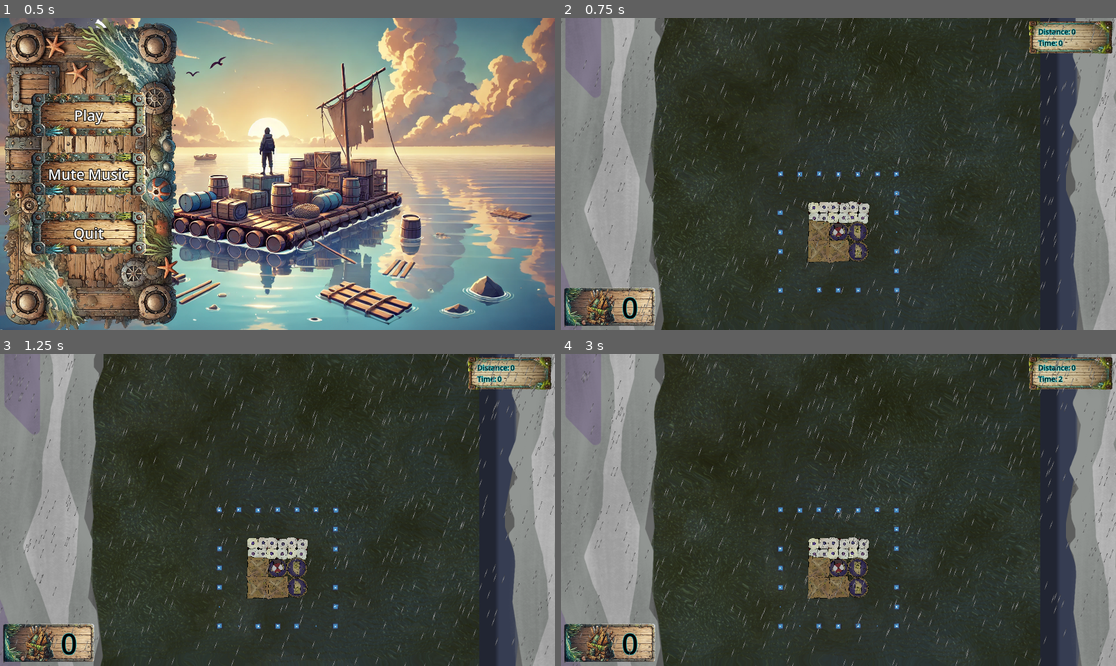
Above: before the commit, frames 1-4 (two rows, left to right).
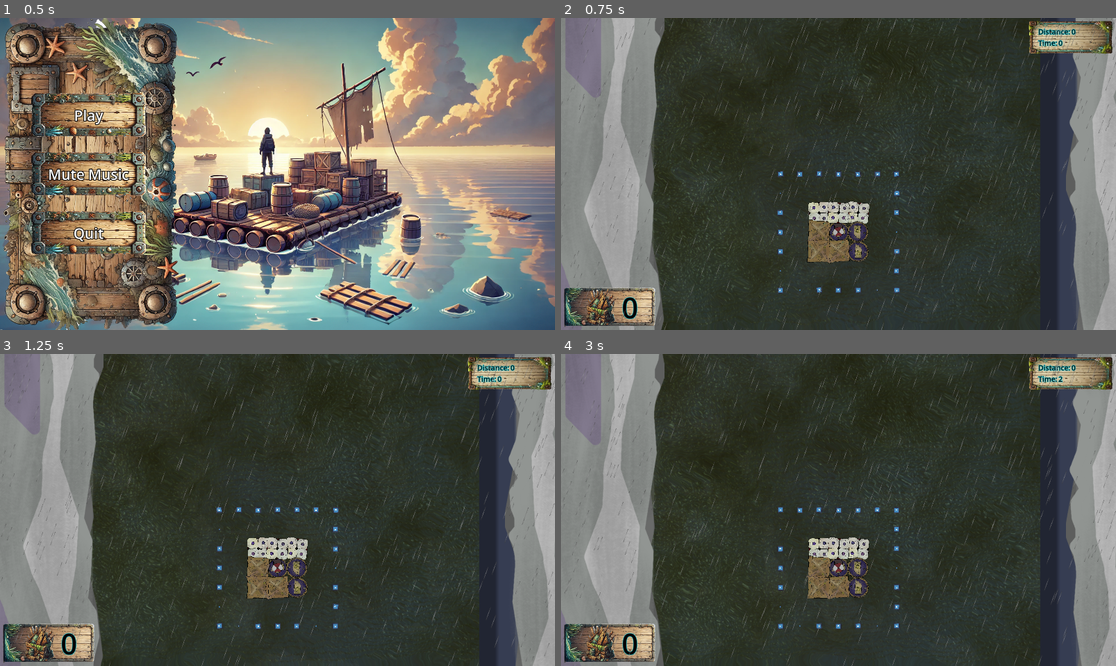
Above: after the commit, the same moments.

Repository: ARCsweden/GameJam2024FallA
Game: Godot game, scene res://UI/main_menu.tscn
Same seed, same stepped clock (60 frames per second), same inputs: the game is played once before the commit and once after it. The engine's default icon, where the game draws it, is replaced by a stand-in: a white triangle on a blue panel in a dark square.
Inputs (mouse positions are in pixels of both pictures, inside the frame that each line leads up to):
- Up to frame 1 (0.5 s): no input
- Up to frame 2 (0.75 s): click "Play" at 0.5 s
- Up to frame 3 (1.25 s): no input
- Up to frame 4 (3 s): tap Enter (DebugRebuild) at 1.25 s; move the mouse to (960, 494) at 1.27 s; click (960, 494) at 1.42 s; move the mouse to (727, 525) at 2.02 s; click (727, 525) at 2.17 s; move the mouse to (894, 441) at 2.77 s; click (894, 441) at 2.92 s

Frame 1 is identical in both runs. In frame 2, 2.8% of the frame differs, in the area x 0-100%, y 0-100%; in frame 3, 1.3%; in frame 4, 1.4%.

Commit message:
rain done

Diff:
--- a/dontdrowntogether/Scenes/game.tscn
+++ b/dontdrowntogether/Scenes/game.tscn
@@ -13,7 +13,7 @@
 [sub_resource type="GradientTexture2D" id="GradientTexture2D_lt1tr"]
 gradient = SubResource("Gradient_3ou28")
 width = 2
-height = 32
+height = 48
 use_hdr = true
 fill_from = Vector2(1, 1)
 fill_to = Vector2(0.991453, 0)
@@ -27,7 +27,7 @@
 [node name="Rain" type="CPUParticles2D" parent="HUD"]
 position = Vector2(950, -400)
 rotation = 0.349066
-amount = 4000
+amount = 3000
 lifetime = 2.0
 preprocess = 2.0
 speed_scale = 2.0
@@ -42,7 +42,7 @@
 spread = 0.0
 initial_velocity_min = 200.0
 initial_velocity_max = 400.0
-color = Color(0.621524, 0.621524, 0.621524, 1)
+color = Color(0.619608, 0.619608, 0.619608, 0.545098)
 
 [node name="Walls" parent="." instance=ExtResource("3_5jli6")]
 
Not shown: 1 places in dontdrowntogether/Scenes/player.tscn that only renumber resources
